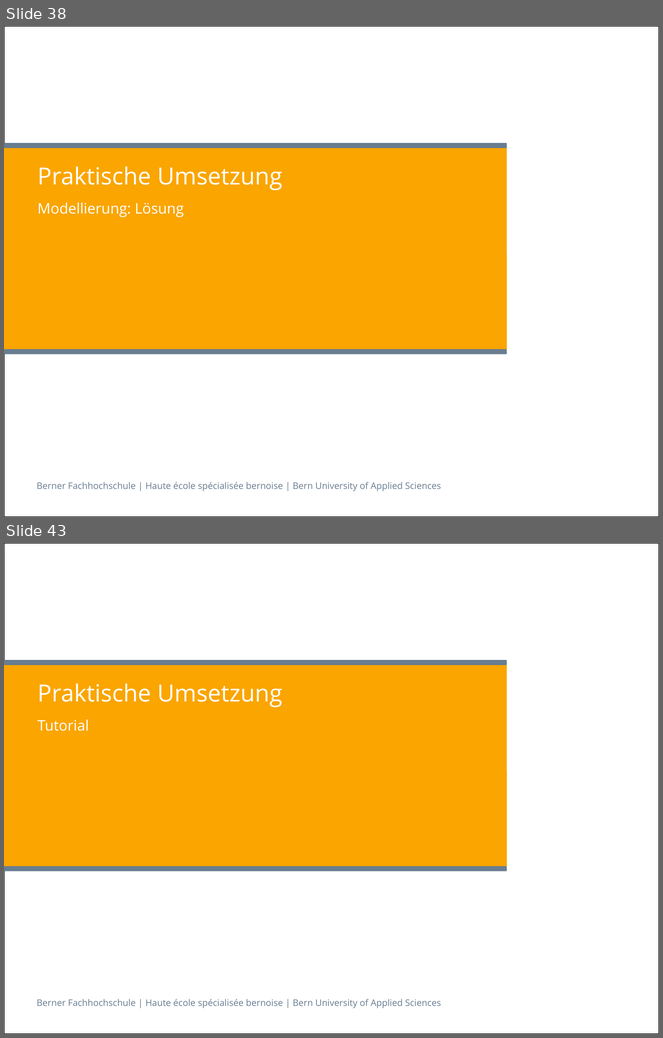
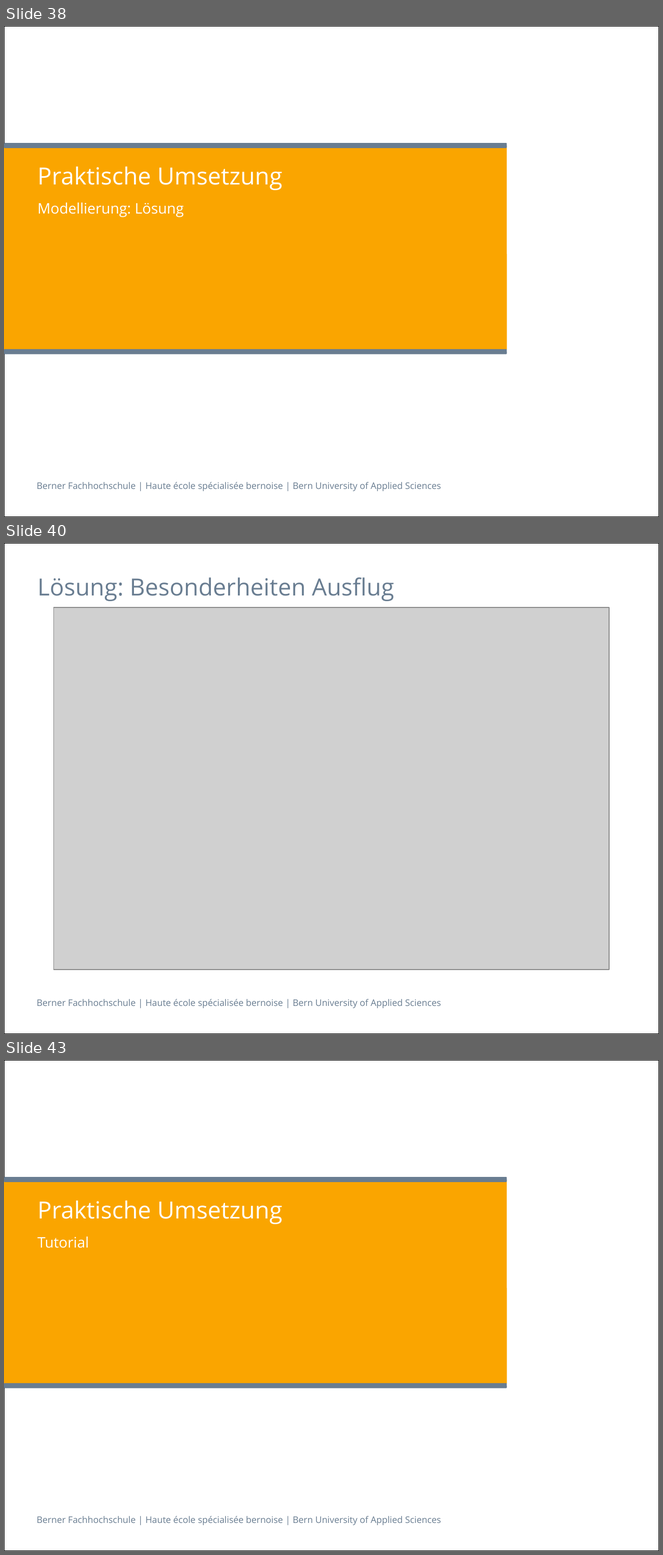
Before and after one commit to gunzm1/ElephantSearch, a slide deck: Doc/Verteidigung.pptx. Shown one above the other, each under a label of ours: slides 38 and 43 before the commit, slides 38, 40 and 43 after it; the slides between them are not shown. The pictures are 663x1038 and 663x1555 pixels, drawn with LibreOffice and Linux fonts; fonts in the diff are those of the drawing; grey boxes stand for pictures. Boxes give left, top, right and bottom in pixels: in the first picture for what was removed or moved away, otherwise in the second. Text is boxed around its words. In the diff, an @@ line names an element or a change of style, - is before the commit and + after.

Commit message:
verteidigung lösung angepasst

```diff
--- a/Doc/Verteidigung.pptx
+++ b/Doc/Verteidigung.pptx
@@ slide 40 added at (4,543,659,1034), background #FFFFFF; not listed: 2 template elements that a slide beside it also shows @@
@@ title added at (37,577,394,601), 26 pt, text #697D91 @@
+Lösung: Besonderheiten Ausflug
@@ picture added at (54,607,609,969) @@
```
Also in this commit, not shown: 1 slide changed, 3 other slides added, 4 slides removed, 9 other files.
